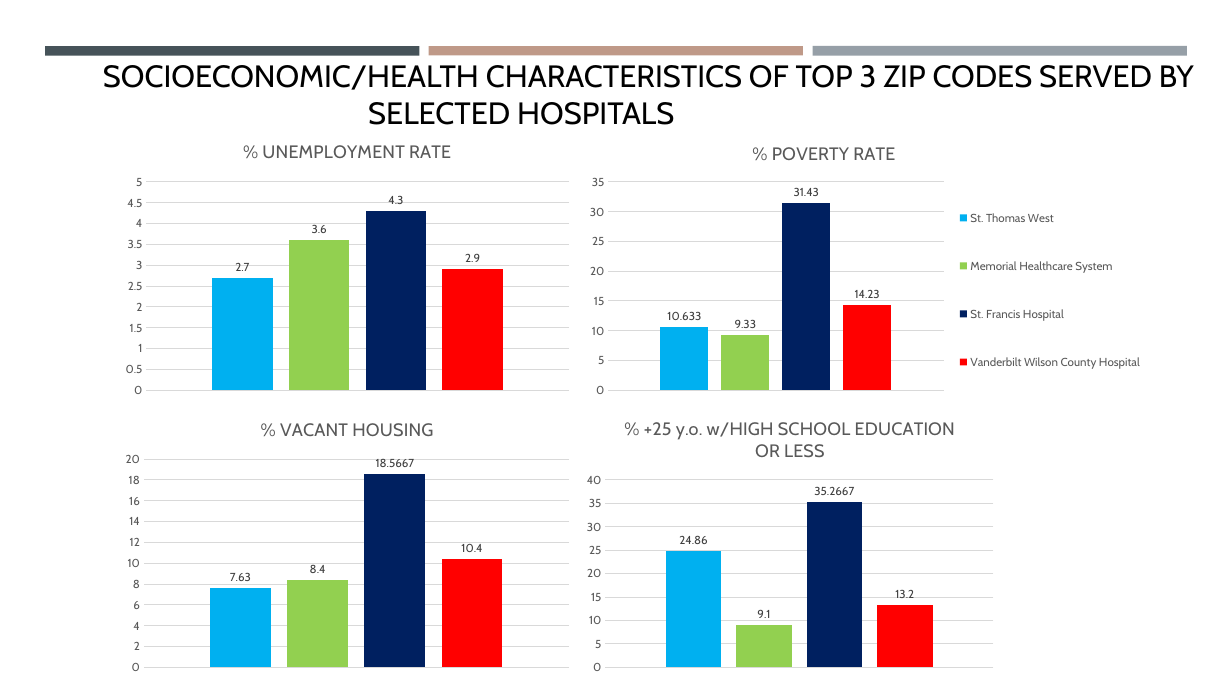
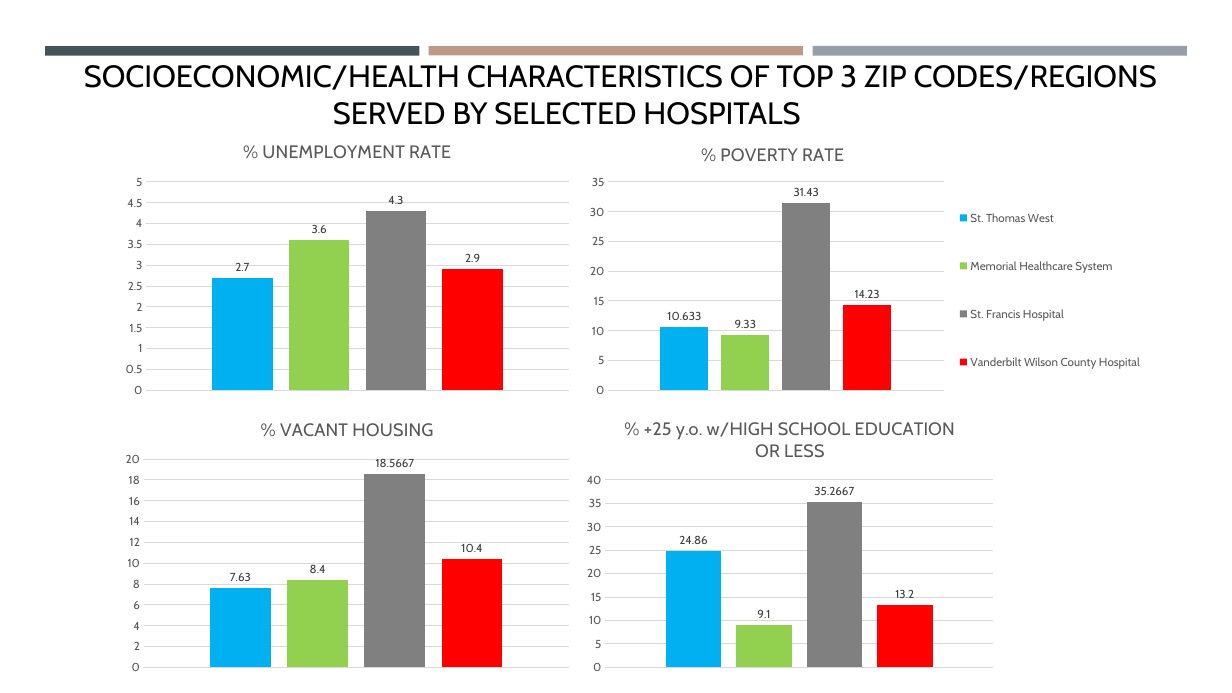
Before and after one commit to tammscaley73/CAPSTONE_SDoH-Impact-on-Hospital-Readmissions, a slide deck: slide 4 of The Impact of Social Determinants of Health on [Autosaved].pptm (slide 11 before the commit). Drawn at 1232x693 pixels with LibreOffice and Linux fonts; fonts in the diff are those of the drawing. Boxes give left, top, right and bottom in pixels: in the first picture for what was removed or moved away, otherwise in the second. Text is boxed around its words. In the diff, an @@ line names an element or a change of style, - is before the commit and + after.

```diff
--- a/The Impact of Social Determinants of Health on [Autosaved].pptm
+++ b/The Impact of Social Determinants of Health on [Autosaved].pptm
@@ text at [84, 65, 1157, 125]: text changed @@
-SOCIOECONOMIC/HEALTH CHARACTERISTICS OF TOP 3 ZIP CODES SERVED BY
-SELECTED HOSPITALS
+SOCIOECONOMIC/HEALTH CHARACTERISTICS OF TOP 3 ZIP CODES/REGIONS
+SERVED BY SELECTED HOSPITALS
@@ column chart at [116, 126, 579, 403] @@
@@ colour of Series 3 #002060 to #808080 @@
@@ column chart at [579, 126, 1151, 403] @@
@@ colour of St. Francis Hospital  #002060 to #808080 @@
@@ column chart at [116, 403, 579, 680] @@
@@ colour of Series 3 #002060 to #808080 @@
@@ column chart at [579, 403, 1002, 680] @@
@@ colour of Series 3 #002060 to #808080 @@
```
Also in this commit, not shown: 6 other slides changed, 12 slides added.
